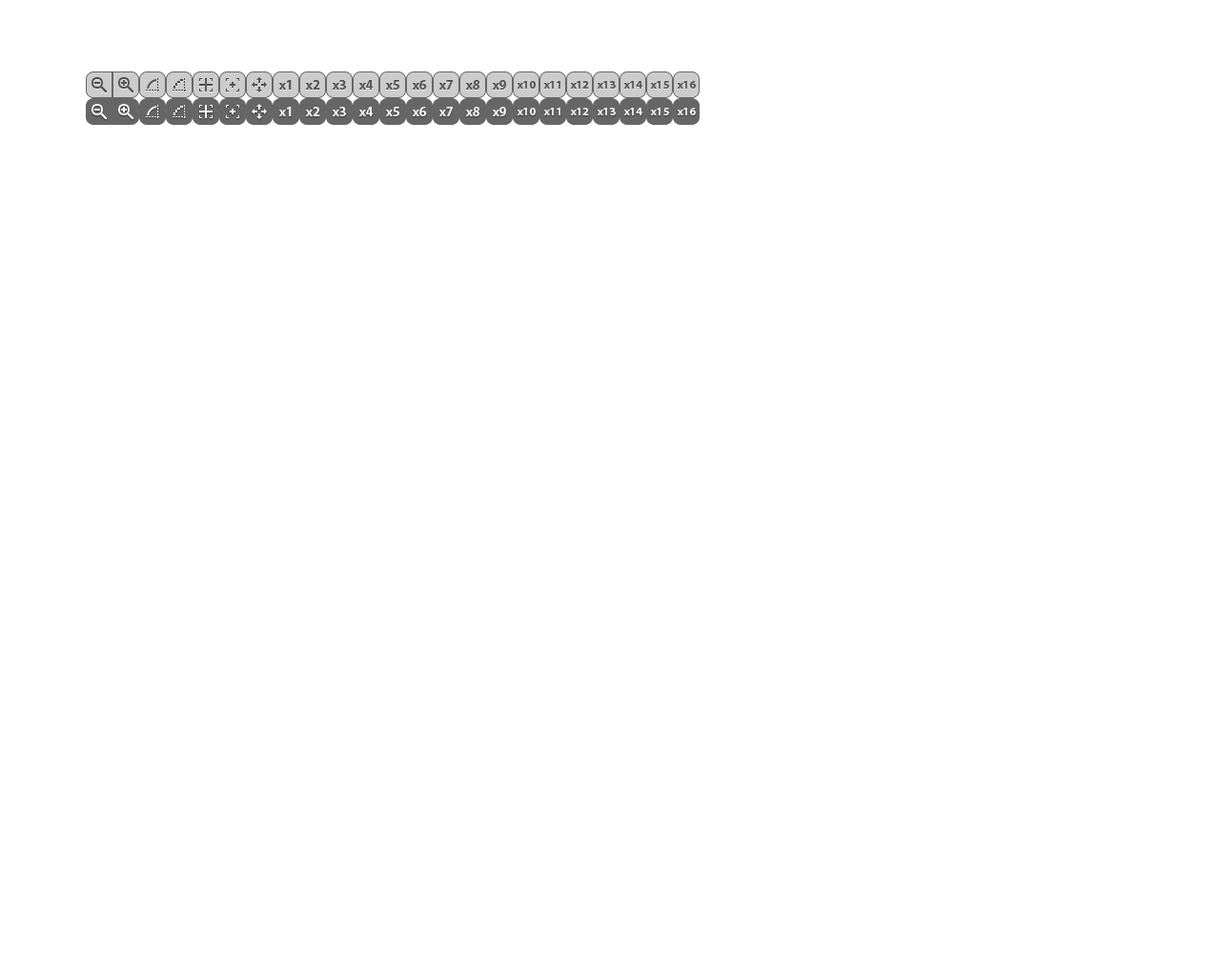
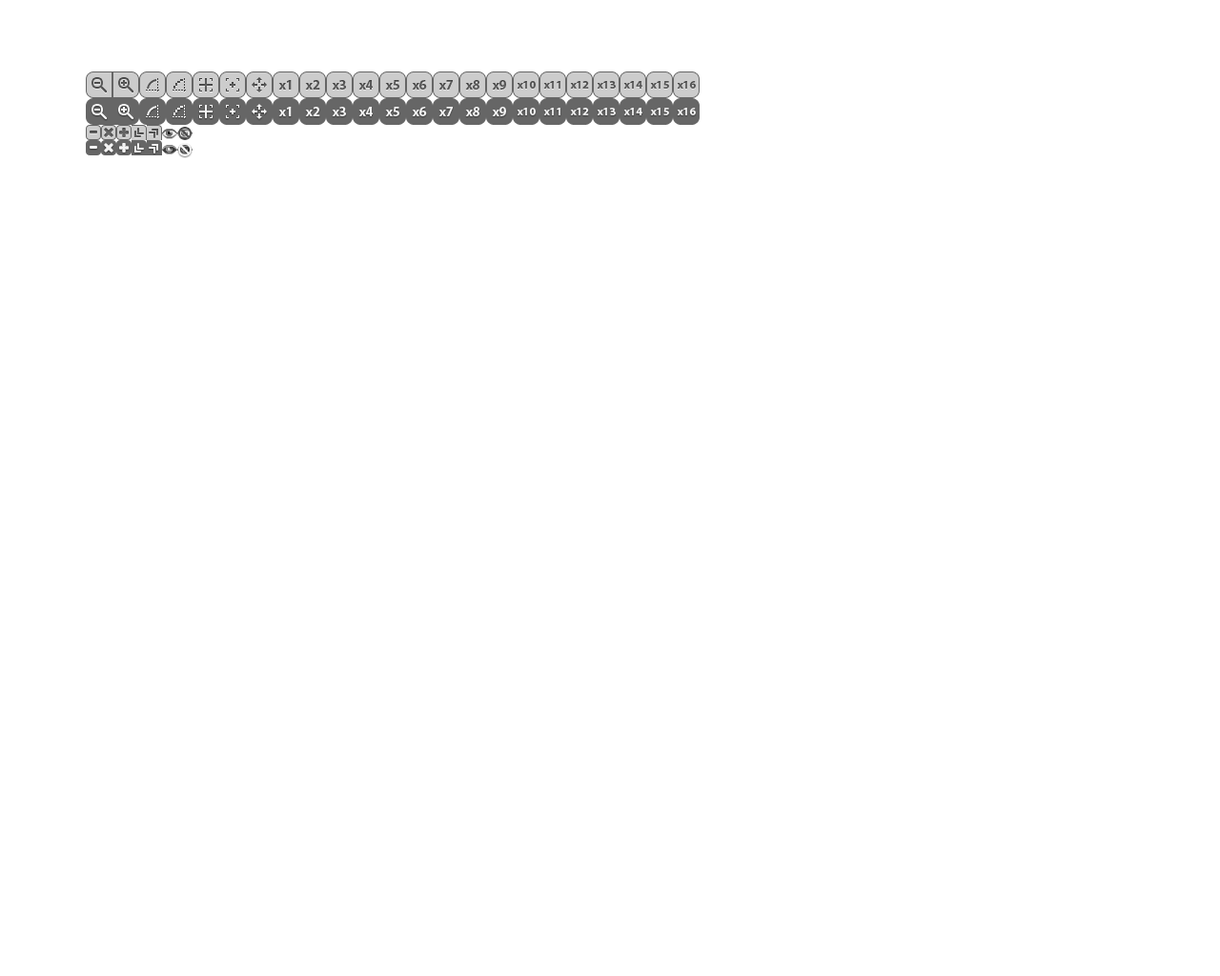
Before/after of a 1220 × 976 layered artwork. What changed in the layer stack:
added group "组 1 副本" with 10 layers above "组 1" over [left=85, top=140, right=193, bottom=157]
added group "icon" (1st of 2, in "组 1 副本") with 8 layers in group "组 1 副本" over [left=89, top=143, right=193, bottom=157]
added layer "形状 3 副本 2" (1st of 2, in "组 1 副本" › "icon") in group "icon" over [left=103, top=143, right=114, bottom=153]
added layer "形状 4 副本 2" (1st of 2, in "组 1 副本" › "icon") in group "icon" over [left=148, top=143, right=159, bottom=154]
added layer "图层 11 副本" in group "icon" over [left=178, top=143, right=192, bottom=157]
added layer "图层 10 副本" in group "icon" over [left=177, top=144, right=193, bottom=156]
added layer "图层 10" (1st of 2, in "组 1 副本" › "icon") in group "icon" over [left=162, top=144, right=178, bottom=155]
added layer "图层 9 副本" (1st of 2, in "组 1 副本") in group "组 1 副本" over [left=85, top=140, right=163, bottom=156]
added group "组 1" with 10 layers above "背景 拷贝" over [left=85, top=124, right=193, bottom=141]
added group "icon" (2nd of 2, in "组 1") with 8 layers in group "组 1" over [left=89, top=126, right=193, bottom=141]
added layer "形状 3 副本 2" (2nd of 2, in "组 1" › "icon") in group "icon" over [left=103, top=127, right=114, bottom=138]
added layer "形状 4 副本 2" (2nd of 2, in "组 1" › "icon") in group "icon" over [left=148, top=128, right=159, bottom=139]
added layer "图层 11" in group "icon" over [left=178, top=126, right=192, bottom=141]
added layer "图层 10 副本 2" in group "icon" over [left=177, top=128, right=193, bottom=140]
added layer "图层 10" (2nd of 2, in "组 1" › "icon") in group "icon" over [left=162, top=128, right=178, bottom=140]
added layer "图层 9 副本" (2nd of 2, in "组 1") in group "组 1" over [left=85, top=124, right=163, bottom=141]
hid "背景 拷贝", painted on it over [left=85, top=124, right=193, bottom=159]
hid "背景" over [left=85, top=124, right=193, bottom=159]
…and 6 more changes (6 added)
